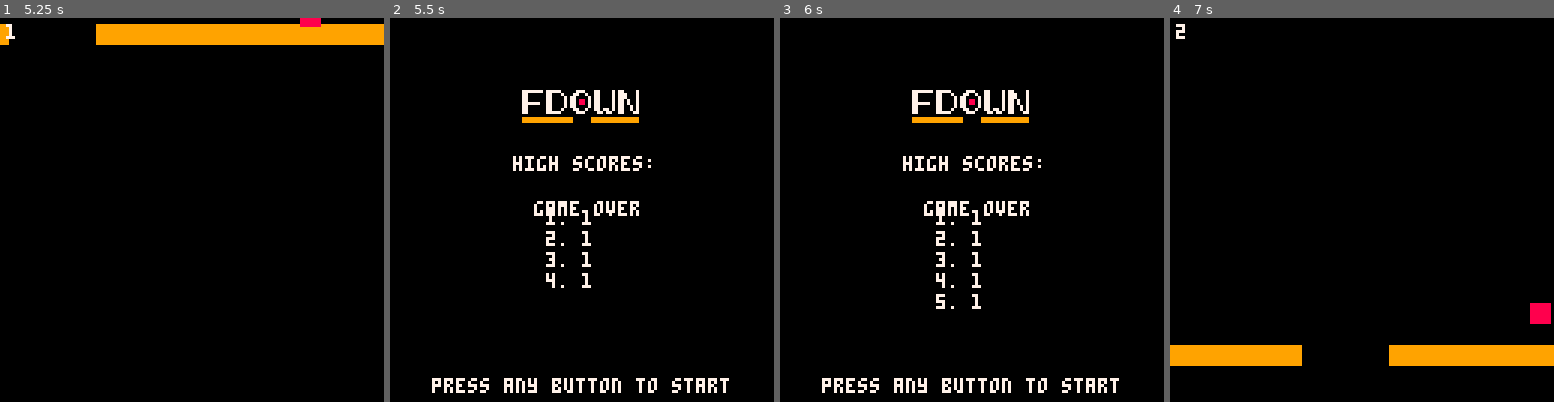
Above: before the commit, frames 1-4 (left to right).
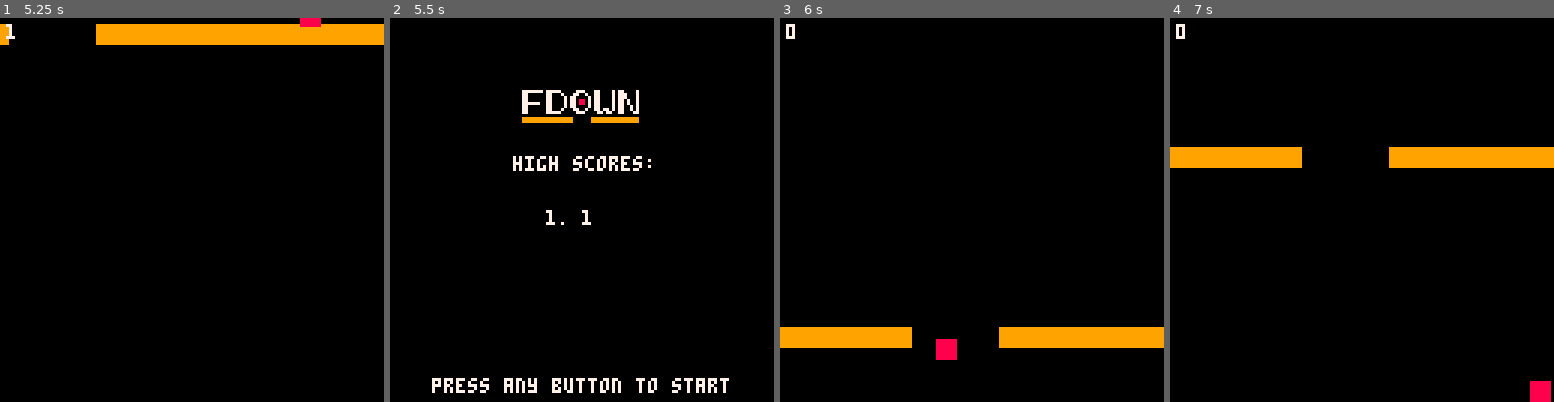
Above: after the commit, the same moments.

Repository: nicolashahn/fdown
Game: PICO-8 cartridge fdown.p8
The game is run twice, just before and just after one commit, with the same random seed, the same clock (stepped at 60 frames per second) and the same inputs.
Inputs:
- Up to frame 1 (5.25 s): tap X (X key) at 0.33, 1.07, 1.85, 2.97, 4.08, 5.2 s; tap O (Z key) at 0.7, 1.7, 2.1, 2.5, 2.9, 3.3, 3.7, 4.1, 4.5, 4.9 s; hold Right 1.6-2.1 s; hold Up 2.15-2.42 s; hold Right 2.47-3.03 s; hold Left 3.08-3.58 s; hold Down 3.63-3.97 s; hold Right 4.02-4.68 s; hold Up 4.73-5.03 s; hold Left from 5.08 s (still down)
- Up to frame 2 (5.5 s): keep holding Left; tap O (Z key) at 5.3 s
- Up to frame 3 (6 s): release Left at 5.68 s; tap O (Z key) at 5.7 s; hold Down from 5.73 s (still down)
- Up to frame 4 (7 s): release Down at 6.03 s; hold Right 6.08-6.58 s; tap O (Z key) at 6.1, 6.5, 6.9 s; tap X (X key) at 6.32 s; hold Right from 6.63 s (still down)

Frame 1 is identical in both runs. In frame 2, 0.9% of the frame differs, in the area x 37-65%, y 47-71%; in frame 3, 8.8%; in frame 4, 9.1%, in the area x 0-100%, y 2-100%.

Commit message:
fix game restart bug

Diff:
--- a/fdown.p8
+++ b/fdown.p8
@@ -142,7 +142,7 @@
 function _update60()
   if mode=="title" then
     for x=0,6 do
-      if btn(x) then
+      if btnp(x) then
           mode="play"
       end
     end
@@ -155,8 +155,8 @@
     check_gameover()
   end
   if mode=="gameover" then
-      if btn(4) or btn(5) then
-          mode="title"
+      if btnp(4) or btnp(5) then
+        _init()
       end
   end
 end
